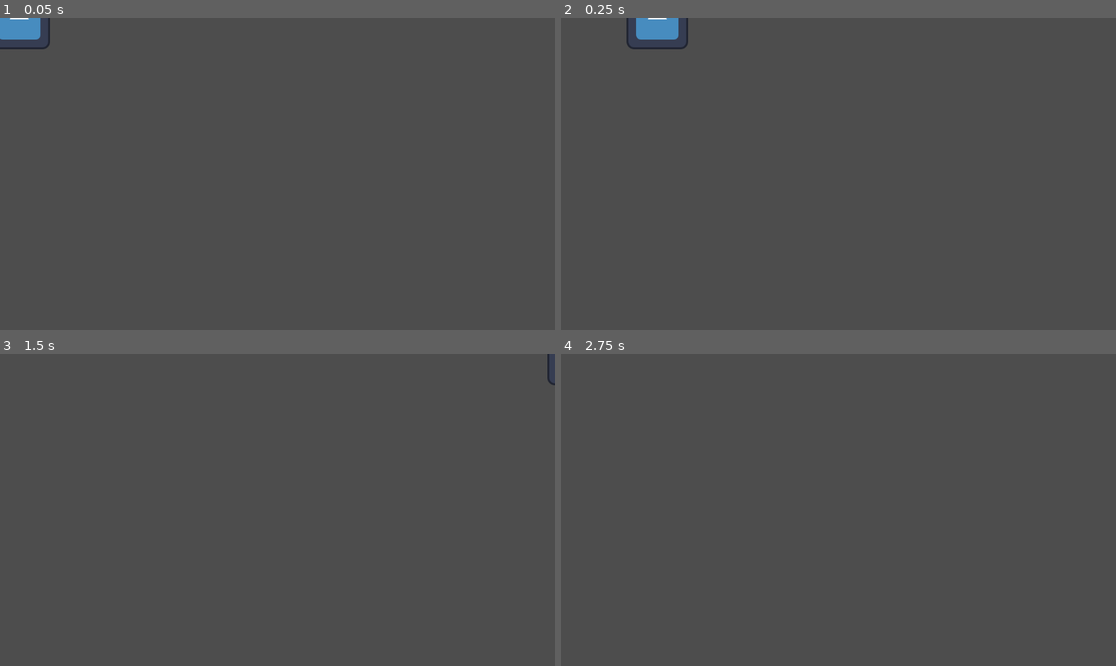
Above: before the commit, frames 1-4 (two rows, left to right).
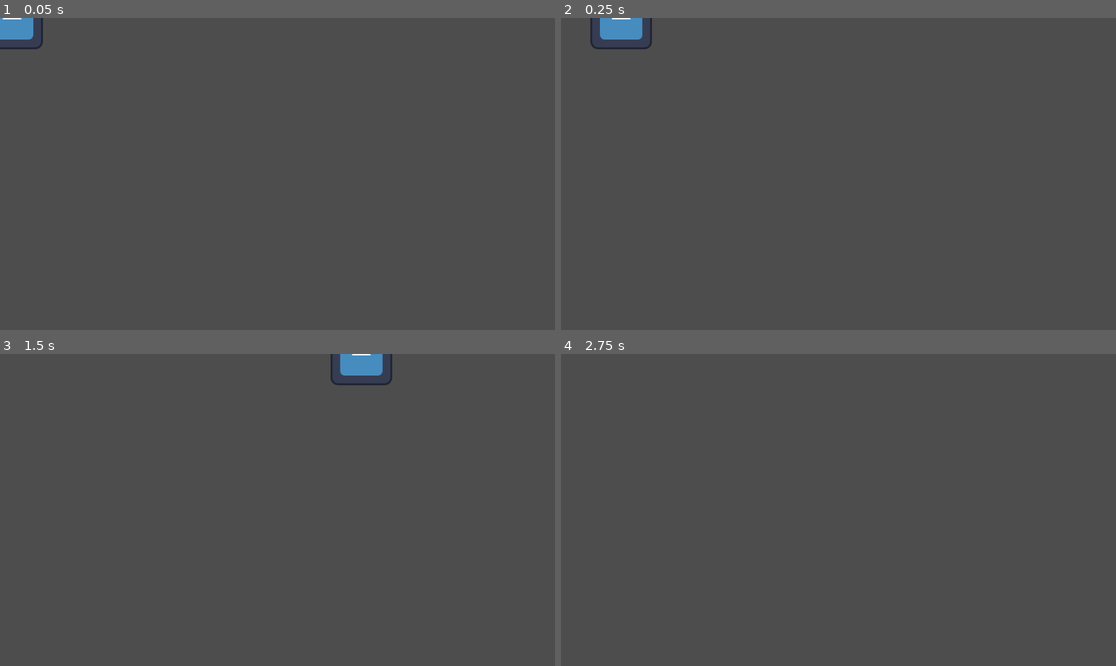
Above: after the commit, the same moments.

Repository: StanislavVacula/Maturitni_projekt_hra_Lone_Survivor
Game: Godot game, scene res://scenes/bullet.tscn
Two runs of this game, one before a commit and one after it. Both use one fixed random seed, a clock stepped at 60 frames per second and the inputs below. This scene is started directly instead of the project's main scene. The engine's default icon, where the game draws it, is replaced by a stand-in: a white triangle on a blue panel in a dark square.
Inputs:
- Up to frame 1 (0.05 s): no input
- Up to frame 2 (0.25 s): no input
- Up to frame 3 (1.5 s): tap Enter (ui_accept) at 0.5, 0.77 s; hold Right (ui_right) from 0.53 s (still down)
- Up to frame 4 (2.75 s): tap Enter (ui_accept) at 1.52 s; release Right (ui_right) at 2.03 s; hold Left (ui_left) from 2.03 s (still down)

The runs differ from the first frame. In frame 1, 0.2% of the frame differs, in the area x 0-10%, y 0-11%; in frame 2, 1.1%, in the area x 5-23%, y 0-11%; in frame 3, 0.7%; in frame 4, nothing differs.

Commit message:
bullet + enemy interakce

Diff:
--- a/Lone Survivor/scenes/tutorial.tscn
+++ b/Lone Survivor/scenes/tutorial.tscn
@@ -493,7 +493,7 @@
 
 [node name="Camera2D" type="Camera2D" parent="Player"]
 position = Vector2(111, -45)
-zoom = Vector2(2, 1.868)
+zoom = Vector2(0.5, 0.467)
 process_callback = 0
 position_smoothing_enabled = true
 position_smoothing_speed = 3.0
--- a/Lone Survivor/scripts/bullet.gd
+++ b/Lone Survivor/scripts/bullet.gd
@@ -1,8 +1,12 @@
 extends CharacterBody2D
 
-var dir: float
-var speed := 800
+@export var speed: float = 500.0
+var direction: int = 1   # -1 = doleva, 1 = doprava
+
+func _ready():
+	# debug
+	print("BULLET SPAWNED, direction =", direction)
 
 func _physics_process(delta):
-	velocity = Vector2.RIGHT.rotated(dir) * speed
+	velocity.x = direction * speed
 	move_and_slide()
--- a/Lone Survivor/scripts/enemy.gd
+++ b/Lone Survivor/scripts/enemy.gd
@@ -4,6 +4,7 @@
 const CHANGE_TIME = 2.0
 const SHOOT_COOLDOWN = 0.6
 const RAY_LENGTH = 300
+
 var direction := 1
 var timer := 0.0
 var chasing := false
@@ -11,27 +12,30 @@
 var player: Node2D = null
 
 @export var bullet_scene: PackedScene
+
 @onready var sprite: AnimatedSprite2D = $AnimatedSprite2D
 @onready var raycast: RayCast2D = $RayCast2D
 @onready var muzzle: Marker2D = $Muzzle
 
-# ====== READY ======
 func _ready():
 	var players = get_tree().get_nodes_in_group("player")
 	if players.size() > 0:
 		player = players[0]
+
 	raycast.target_position = Vector2(RAY_LENGTH, 0)
 	raycast.enabled = true
 
-# ====== PHYSICS PROCESS ======
 func _physics_process(delta: float) -> void:
 	if not is_on_floor():
 		velocity += get_gravity() * delta
+
 	chasing = false
+
 	if raycast.is_colliding():
 		var collider = raycast.get_collider()
 		if collider and collider.is_in_group("player"):
 			chasing = true
+
 	if chasing and player:
 		velocity.x = 0
 
@@ -52,17 +56,26 @@
 
 	sprite.flip_h = direction < 0
 	raycast.target_position = Vector2(RAY_LENGTH * direction, 0)
+
+	# otočení muzzle podle směru
 	muzzle.position.x = abs(muzzle.position.x) * direction
 
 	move_and_slide()
 
-# ====== STŘELBA ======
 func shoot():
 	if bullet_scene == null:
-		push_warning("Bullet scene není nastavená!")
+		push_warning("❌ Bullet scene není nastavená!")
 		return
 
+	print("SHOOT CALLED")
+
 	var bullet = bullet_scene.instantiate()
+
+	# pozice
 	bullet.global_position = muzzle.global_position
+
+	# směr střely
 	bullet.direction = direction
-	get_parent().add_child(bullet)
+
+	# přidání do scény
+	get_tree().current_scene.add_child(bullet)
